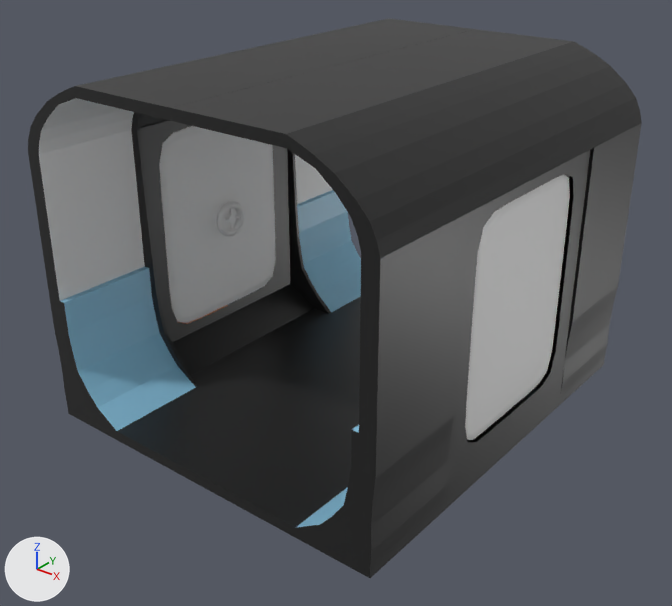
Before and after pictures for a commit that changed the Blender file Assets/Models/BlenderModels/GridArtAttempt1/DoubleDoor.blend.
One viewpoint serves both versions: a 50 mm camera at (4.82, -5.22, 4.23) aimed at (0.07, 0.72, 0.55). Every picture has the same lights, and +X, +Y and +Z are marked at lower left.
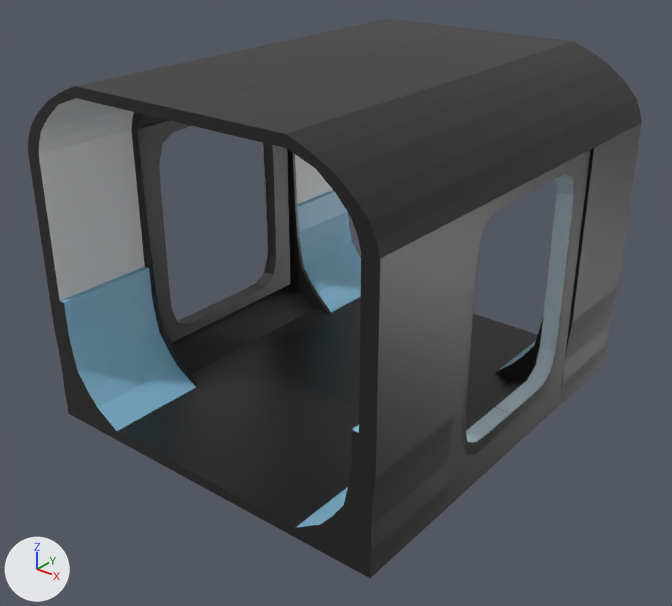
The change in detail:
me_cube_001 is used by ob_cube; location (0.0, 1.0, 0.0); scale (0.1, 0.5, 0.4).
me_cube_001 had 926 vertices, 774 faces and spanned x -17.9..17.9, y -4.0..4.0, z -1.2..6.6.
me_cube_001 now has 1156 vertices, 1004 faces and spans x -17.9..17.9, y -4.0..4.0, z -1.2..6.6.
me_cube_001 part 1: 176 vertices added at x 16.0..17.6, y -1.6..1.6, z -0.5..4.9.
me_cube_001 part 2: 54 vertices added at x -17.6..-16.2, y 1.1..1.7, z -0.5..5.0.
me_cube_001 part 3: 43 kept faces spanning x -17.6..-16.2, y -1.6..0.0, z -0.2..4.7 get new texture (UV) coordinates.
Object 'Cube.001' (ob_cube_001) is deleted.
Object 'Cube.003' (ob_cube_003) is deleted.

Location of each change, [x1, y1, x2, y2] in pixels of the pictures (672 x 606 px):
'Cube.003', deleted: before [159, 126, 276, 323]
'Cube.001', deleted: before [465, 175, 570, 440]
part 1 of me_cube_001, added: after [461, 166, 576, 455]
part 2 of me_cube_001, added (black): after [219, 143, 282, 314]
part 3 of me_cube_001, surface changed: before [180, 305, 227, 324]; after [177, 302, 227, 324]
